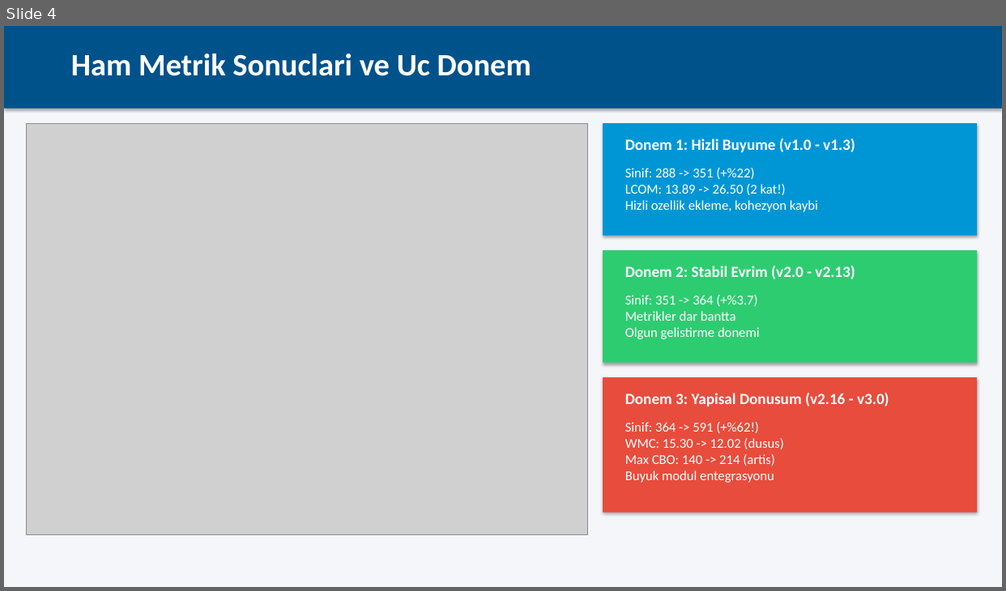
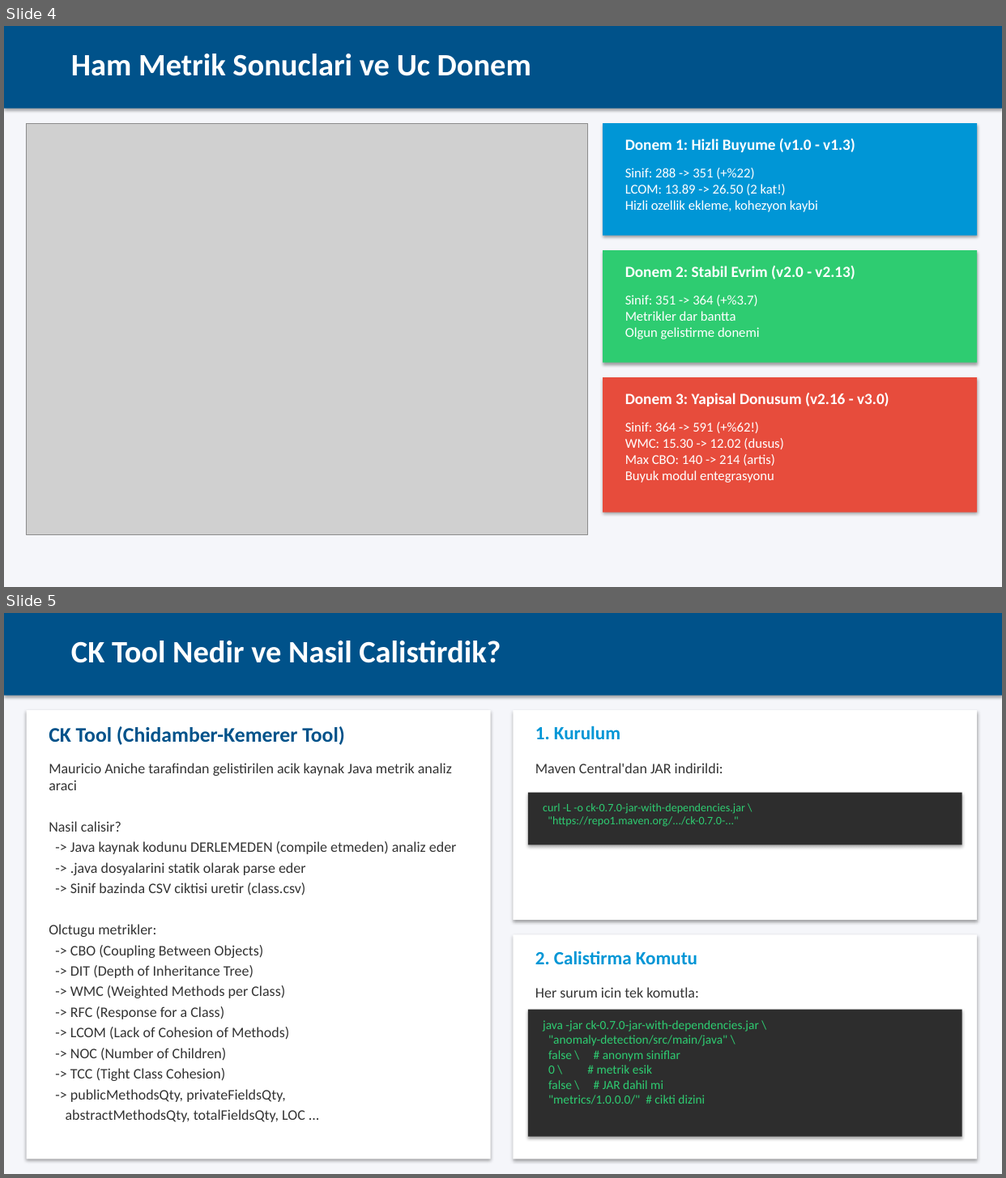
Before and after one commit to overwatch144/qmood-analysis-opensearch, a slide deck: sunum.pptx. Shown one above the other, each under a label of ours: slide 4 before the commit, slides 4 and 5 after it. The pictures are 1006x591 and 1006x1178 pixels, drawn with LibreOffice and Linux fonts; fonts in the diff are those of the drawing; grey boxes stand for pictures. Boxes give left, top, right and bottom in pixels: in the first picture for what was removed or moved away, otherwise in the second. Text is boxed around its words. In the diff, an @@ line names an element or a change of style, - is before the commit and + after.

```diff
--- a/sunum.pptx
+++ b/sunum.pptx
@@ slide 5 added at (4,613,1002,1174), background #F5F6FA @@
@@ rectangle added at (4,613,1002,696), fill #00528A @@
@@ text added at (71,641,501,663), 30 pt, text #FFFFFF, bold @@
+CK Tool Nedir ve Nasil Calistirdik?
@@ rectangle added at (27,710,491,1160), fill #FFFFFF @@
@@ text added at (49,726,344,745), 20 pt, text #00528A, bold @@
+CK Tool (Chidamber-Kemerer Tool)
@@ rectangle added at (513,710,978,920), fill #FFFFFF @@
@@ text added at (535,726,620,739), 18 pt, text #0096D6, bold @@
+1. Kurulum
@@ text added at (49,763,457,1122), 14 pt, text #333333 @@
+Mauricio Aniche tarafindan gelistirilen acik kaynak Java metrik analiz araci
+Nasil calisir?
+-> Java kaynak kodunu DERLEMEDEN (compile etmeden) analiz eder
+-> .java dosyalarini statik olarak parse eder
+-> Sinif bazinda CSV ciktisi uretir (class.csv)
+Olctugu metrikler:
+-> CBO (Coupling Between Objects)
+-> DIT (Depth of Inheritance Tree)
+-> WMC (Weighted Methods per Class)
+-> RFC (Response for a Class)
+-> LCOM (Lack of Cohesion of Methods)
+-> NOC (Number of Children)
+-> TCC (Tight Class Cohesion)
+-> publicMethodsQty, privateFieldsQty,
+abstractMethodsQty, totalFieldsQty, LOC ...
@@ text added at (535,763,723,773), 14 pt, text #333333 @@
+Maven Central'dan JAR indirildi:
@@ rectangle added at (528,793,962,845), fill #2D2D2D @@
@@ text added at (543,803,745,827), 11 pt, text #2ECC71 @@
+curl -L -o ck-0.7.0-jar-with-dependencies.jar \
+"https://repo1.maven.org/.../ck-0.7.0-..."
@@ rectangle added at (513,935,978,1160), fill #FFFFFF @@
@@ text added at (535,951,697,965), 18 pt, text #0096D6, bold @@
+2. Calistirma Komutu
@@ text added at (535,987,698,998), 14 pt, text #333333 @@
+Her surum icin tek komutla:
@@ rectangle added at (528,1010,962,1137), fill #2D2D2D @@
@@ text added at (543,1020,759,1105), 12 pt, text #2ECC71 @@
+java -jar ck-0.7.0-jar-with-dependencies.jar \
+"anomaly-detection/src/main/java" \
+false \ # anonym siniflar
+0 \ # metrik esik
+false \ # JAR dahil mi
+"metrics/1.0.0.0/" # cikti dizini
```
Also in this commit, not shown: 1 other slide added, 1 other file.
